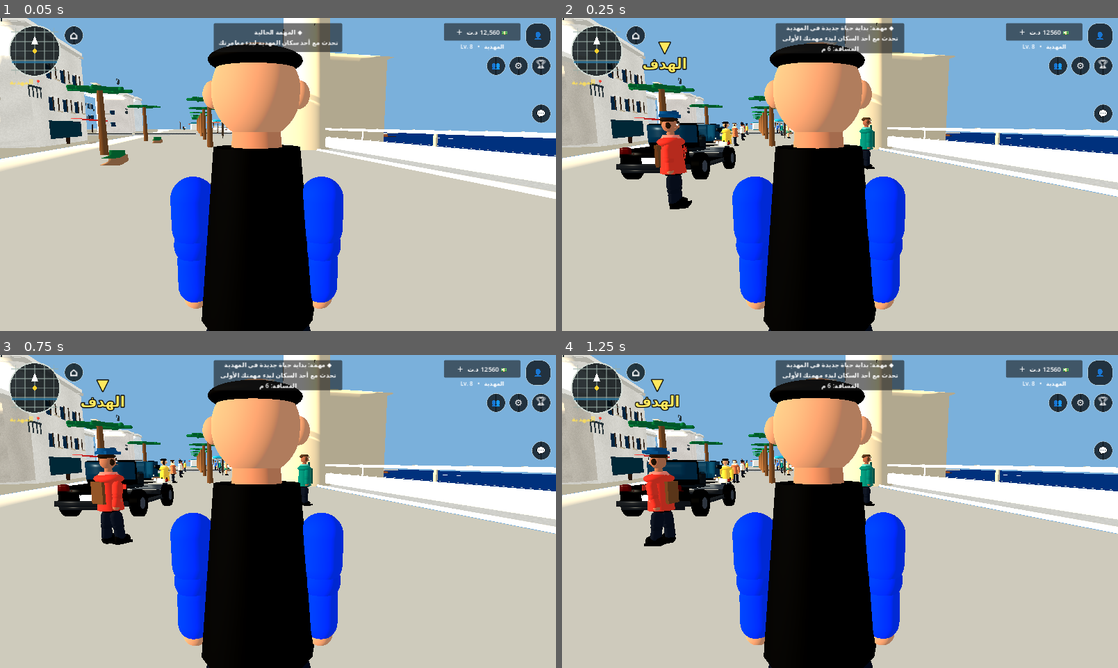
Above: before the commit, frames 1-4 (two rows, left to right).
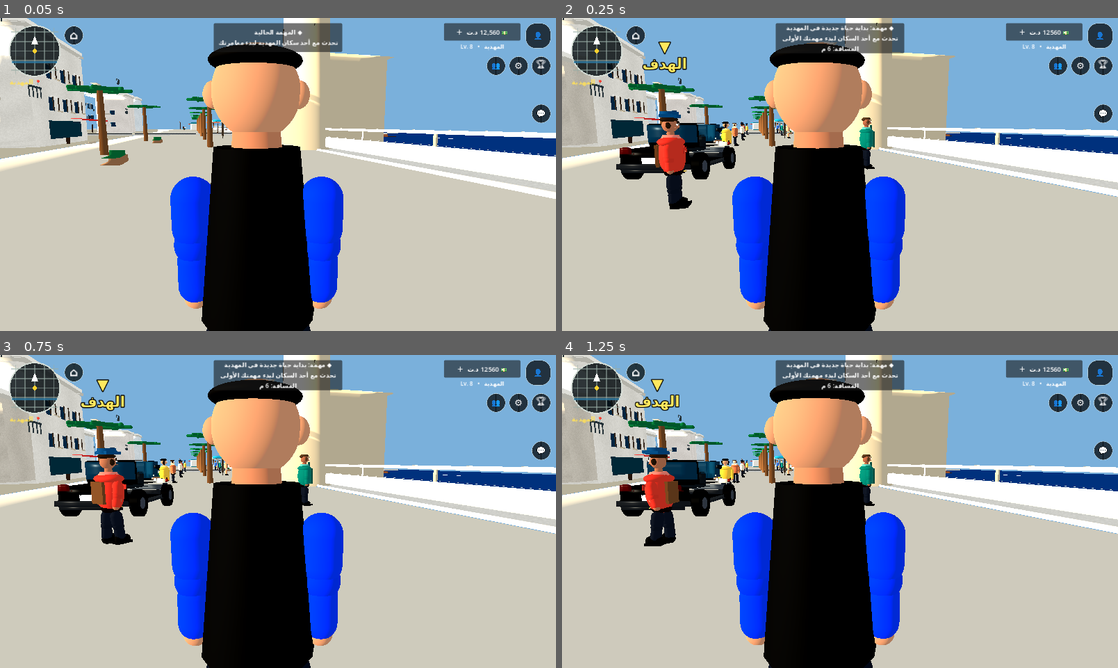
Above: after the commit, the same moments.

Repository: stevennpllk-crypto/REAL-LIFE-MAHDIA
Game: Godot game, scene res://scenes/Main.tscn
The game is run twice, just before and just after one commit, with the same random seed, the same clock (stepped at 60 frames per second) and the same inputs.
Inputs:
- Up to frame 1 (0.05 s): no input
- Up to frame 2 (0.25 s): no input
- Up to frame 3 (0.75 s): click "⌂" at 0.5 s
- Up to frame 4 (1.25 s): no input

Frame 1 is identical in both runs. In frame 2, 0.1% of the frame differs, in the area x 17-56%, y 34-50%; in frame 3, 0.1%; in frame 4, 0.1%.

Commit message:
Improve smooth human body silhouette and fitted beach shorts

Diff:
--- a/scripts/npc.gd
+++ b/scripts/npc.gd
@@ -318,14 +318,16 @@
 	var hair: Color = hair_palette[posmod(personal_seed * 5 + 2, hair_palette.size())]
 	var height_variation := 0.94 + float(posmod(personal_seed * 7, 13)) * 0.01
 	visual_root.scale = Vector3(1.0, height_variation, 1.0)
-	# Tailored torso: a tapered body, collar, waist and subtle clothing panels.
-	var torso := CylinderMesh.new()
+	# Smooth, high-resolution ellipsoid torso replaces the visibly faceted cylinder.
+	# The mesh is shared in silhouette but scaled per resident for natural variation.
+	var torso := SphereMesh.new()
 	var body_width := 0.94 + float(posmod(personal_seed * 11, 7)) * 0.02
-	torso.top_radius = 0.19 * body_width
-	torso.bottom_radius = 0.275 * body_width
-	torso.height = 0.78
-	torso.radial_segments = 12
+	torso.radius = 0.34
+	torso.height = 0.92
+	torso.radial_segments = 24
+	torso.rings = 16
 	body_visual = _part(torso, Vector3(0, 1.18, 0), skin if is_beachgoer else shirt)
+	body_visual.scale = Vector3(body_width, 1.0, 0.76)
 	# Rounded shoulder line and layered fabric give the torso a less primitive silhouette.
 	var shoulders := _sphere(0.285, 0.30)
 	var shoulder_mesh := _part(shoulders, Vector3(0, 1.48, 0), skin if is_beachgoer else shirt)
@@ -347,8 +349,13 @@
 		left_hip.scale = Vector3(0.92, 0.82, 0.90)
 		var right_hip := _part(_sphere(0.105, 0.19), Vector3(0.145, 0.80, 0.005), skin)
 		right_hip.scale = Vector3(0.92, 0.82, 0.90)
-		# Opaque swim briefs fully enclose the hidden body volume on every side.
-		_part(_box_mesh(Vector3(0.46, 0.31, 0.34)), Vector3(0, 0.84, 0), shirt.darkened(0.08))
+		# Opaque swim shorts follow the hip contour instead of using a box primitive.
+		var swim_waist := _part(_torus(0.145, 0.025), Vector3(0, 0.94, 0), shirt.darkened(0.10))
+		swim_waist.scale = Vector3(1.52, 1.0, 1.18)
+		var left_short_leg := _part(_capsule(0.105, 0.30), Vector3(-0.115, 0.76, 0), shirt.darkened(0.08))
+		left_short_leg.scale = Vector3(1.0, 0.82, 1.12)
+		var right_short_leg := _part(_capsule(0.105, 0.30), Vector3(0.115, 0.76, 0), shirt.darkened(0.08))
+		right_short_leg.scale = Vector3(1.0, 0.82, 1.12)
 	else:
 		# Layered everyday clothing: collar, placket, hem, seams and pockets.
 		_part(_torus(0.205, 0.018), Vector3(0, 1.55, 0), shirt.lightened(0.24))
